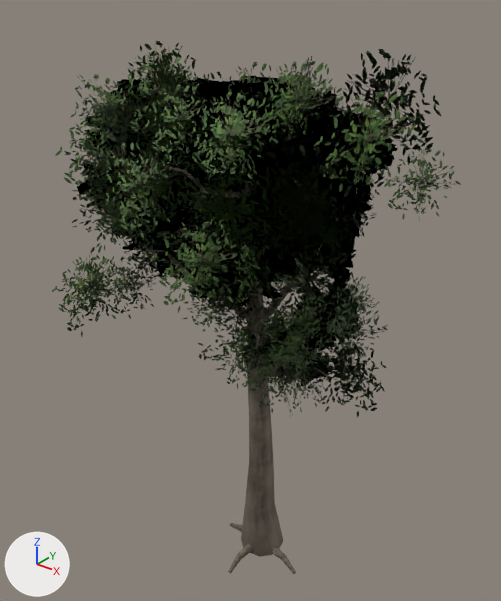
An edit to the glTF model game/assets/models/env/tree_broadleaf_b.glb, drawn before and after from the same camera.
Before and after are seen from a 50 mm camera at (8.81, -11.56, 14.46) aimed at (-0.52, 0.11, 7.22). The lights are fixed; the arrows at lower left show +X, +Y and +Z. The picture after the commit comes second.

Names of what the first picture shows: 'tree_broadleaf_b'.
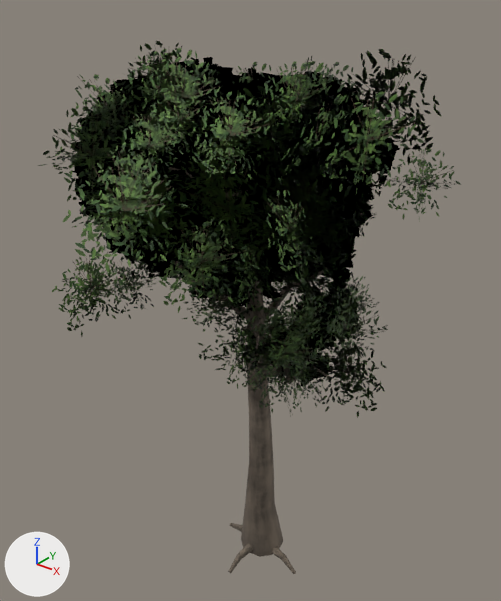
Where the change shows, as pixel boxes (x1, y1, x2, y2) in the pictures (501 x 601 px):
'tree_broadleaf_b', reshaped: before (52, 41, 461, 574); after (37, 41, 461, 574)
part 1 of me_tree_broadleaf_b, added: after (37, 48, 402, 278)

The edits, one by one:
me_tree_broadleaf_b is used by ob_tree_broadleaf_b; location (0.0, 0.0, 0.0).
me_tree_broadleaf_b had 1717 vertices, 1481 faces and spanned x -5.39..4.52, y -5.11..5.04, z -0.3..13.33.
me_tree_broadleaf_b now has 2053 vertices, 1649 faces and spans x -5.39..4.52, y -5.56..5.04, z -0.3..13.33.
me_tree_broadleaf_b part 1: 336 vertices added at x -4.11..3.89, y -5.56..3.89, z 9.19..13.25.
